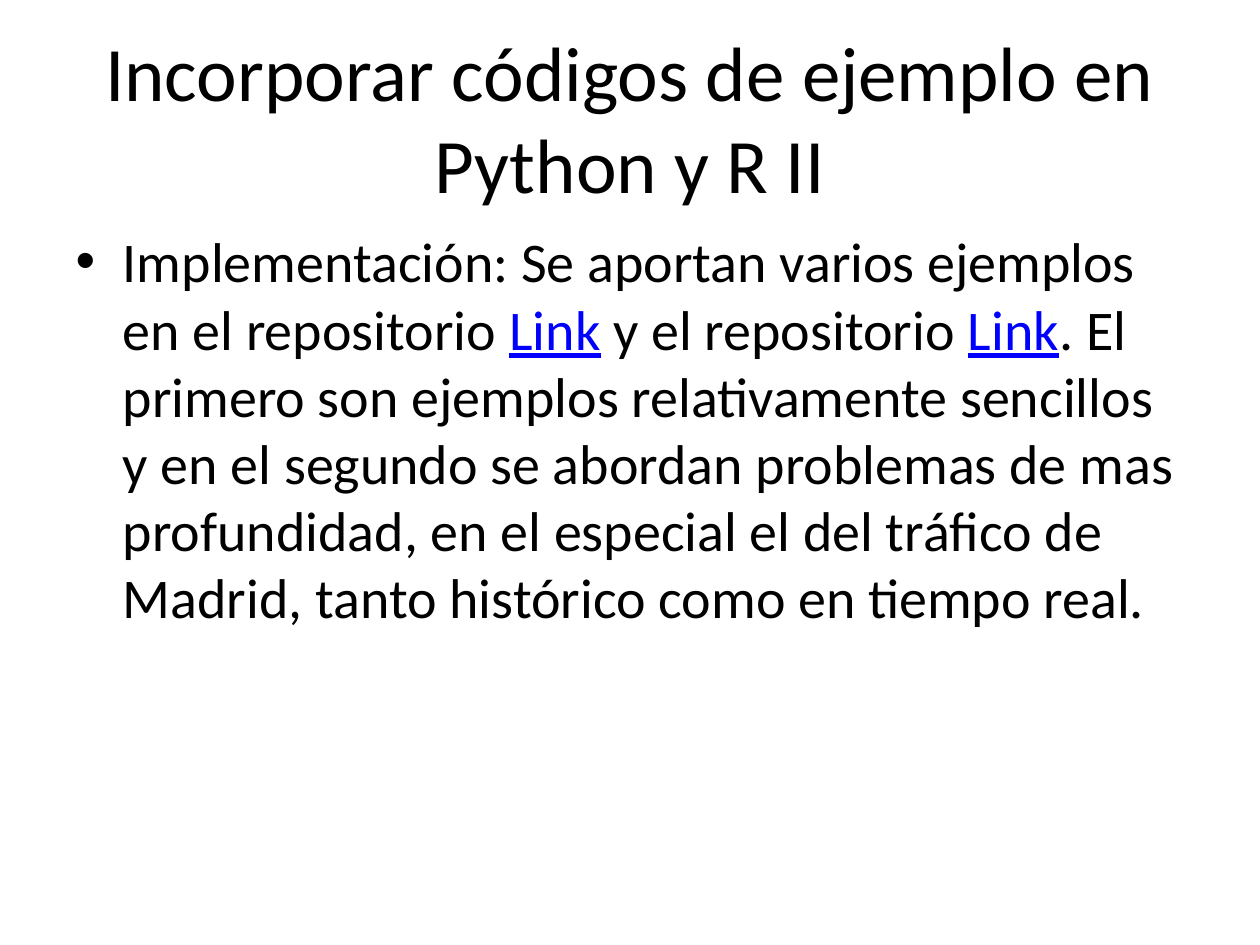
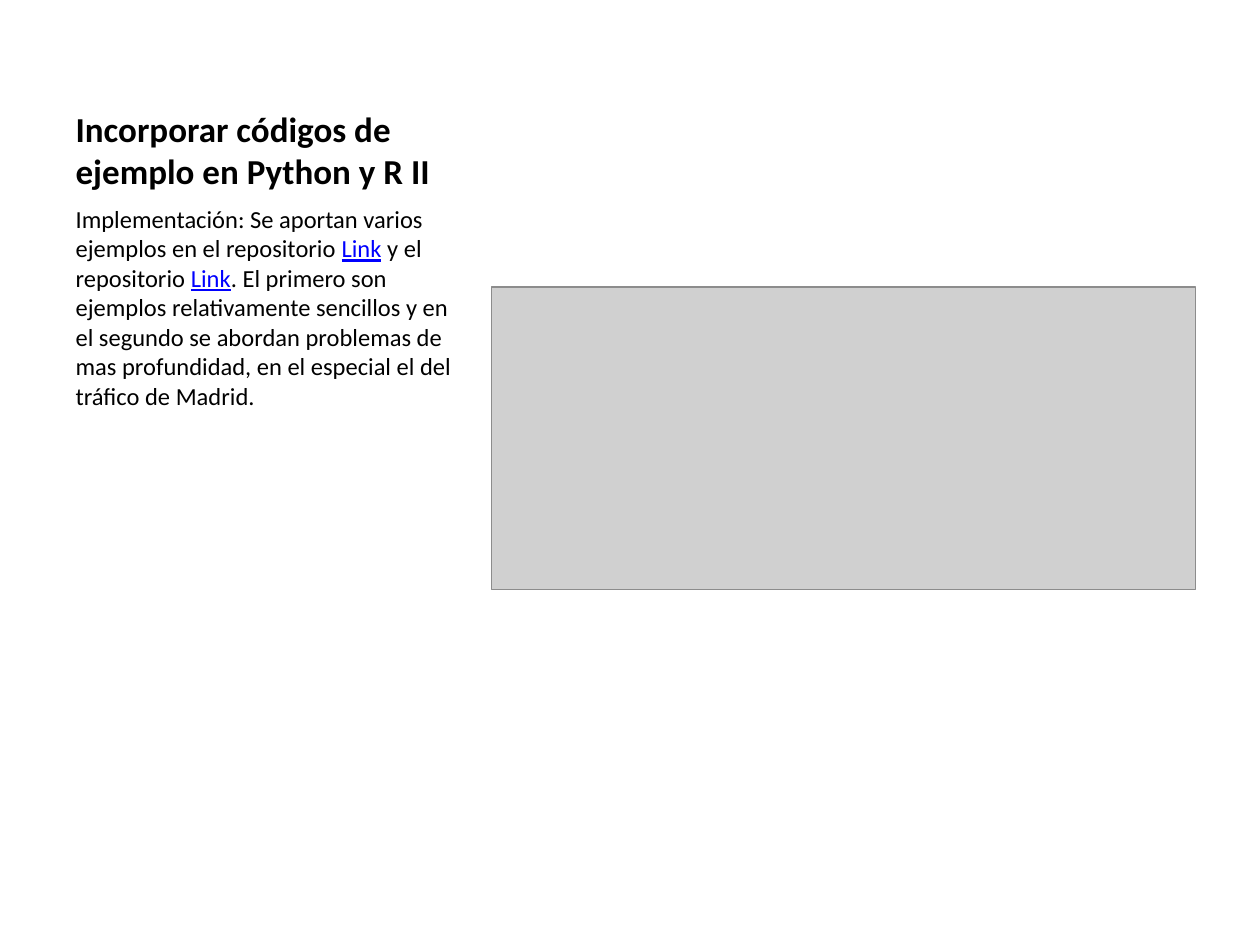
Before and after one commit to santiagomota/datos-madrid-presentacion, a slide deck: slide 7 of docs/index.pptx. Drawn at 1260x945 pixels with LibreOffice and Linux fonts; fonts in the diff are those of the drawing; grey boxes stand for pictures. Boxes give left, top, right and bottom in pixels: in the first picture for what was removed or moved away, otherwise in the second. Text is boxed around its words. In the diff, an @@ line names an element or a change of style, - is before the commit and + after.

```diff
--- a/docs/index.pptx
+++ b/docs/index.pptx
@@ title "Incorporar códigos de ejemplo en ..." at box(76, 117, 430, 190): size 44 to 20 pt, bold on; alignment centre to left; vertical alignment middle to bottom @@
@@ text at box(76, 211, 451, 405): text changed; size 32 to 14 pt @@
-• Implementación: Se aportan varios ejemplos en el repositorio Link y el repositorio Link. El primero son ejemplos relativamente sencillos y en el segundo se abordan problemas de mas profundidad, en el especial el del tráfico de Madrid, tanto histórico como en tiempo real.
+Implementación: Se aportan varios ejemplos en el repositorio Link y el repositorio Link. El primero son ejemplos relativamente sencillos y en el segundo se abordan problemas de mas profundidad, en el especial el del tráfico de Madrid.
@@ picture added at box(491, 287, 1194, 590) @@
```
Also in this commit, not shown: 5 other files.
